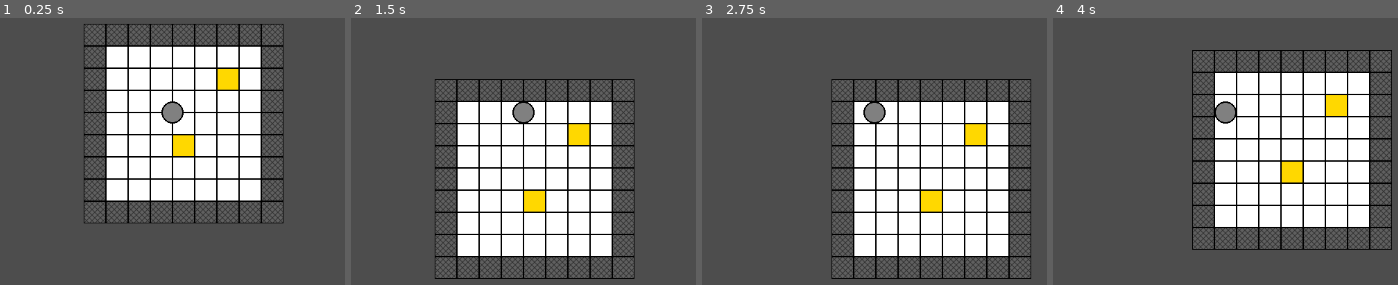
Above: before the commit, frames 1-4 (left to right).
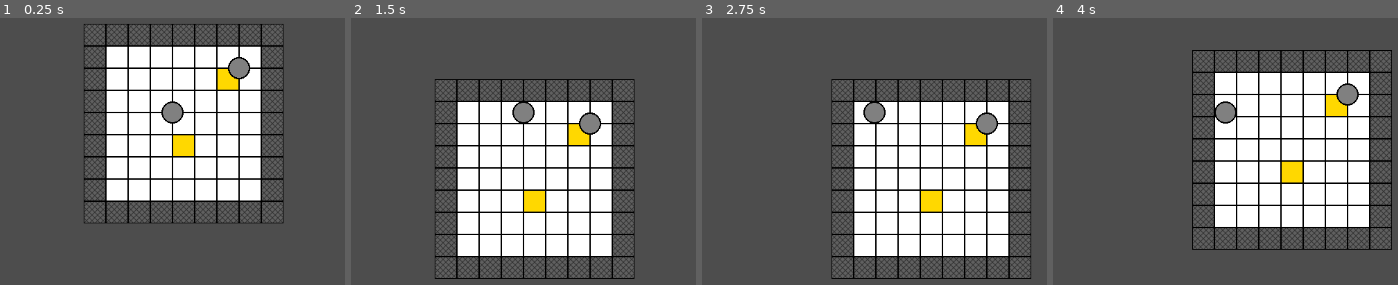
Above: after the commit, the same moments.

Repository: Baconinvader/Alakajam20
Game: Godot game, scene res://main.tscn
The game is run twice, just before and just after one commit, with the same random seed, the same clock (stepped at 60 frames per second) and the same inputs.
Inputs:
- Up to frame 1 (0.25 s): no input
- Up to frame 2 (1.5 s): tap Enter at 0.5 s; hold Space (interact, bound only after the commit) 0.53-1.28 s; hold W (move_up) from 0.53 s (still down); tap Space (interact, bound only after the commit) at 1.35 s
- Up to frame 3 (2.75 s): tap Space (interact, bound only after the commit) at 2 s; release W (move_up) at 2.03 s; hold A (move_left) from 2.03 s (still down); hold Space (interact, bound only after the commit) from 2.03 s (still down)
- Up to frame 4 (4 s): release Space (interact, bound only after the commit) at 2.78 s; tap Space (interact, bound only after the commit) at 2.85 s; tap Enter at 3.5 s; release A (move_left) at 3.53 s; hold S (move_down) from 3.53 s (still down); hold Space (interact, bound only after the commit) from 3.53 s (still down)

The runs differ from the first frame. In frame 1, 0.4% of the frame differs, in the area x 66-73%, y 14-24%; in frame 2, 0.4%; in frame 3, 0.4%; in frame 4, 0.4%, in the area x 82-89%, y 24-33%.

Commit message:
Add interaction systen

Diff:
--- a/entities/entity.gd
+++ b/entities/entity.gd
@@ -6,3 +6,11 @@
 ## Override this as required, called whenever a loop reset occurs
 func reset_loop():
 	pass
+
+## Override this as required, called whenever interaction occurs
+func interact():
+	pass
+
+## Override this as required, checks if this object
+func can_interact() -> bool:
+	return true
--- a/entities/player.gd
+++ b/entities/player.gd
@@ -2,6 +2,9 @@
 
 ## Player
 class_name Player
+
+## Area used to check if the player is in range of an object to interact with
+@onready var interaction_area = $interaction_area
 
 func _physics_process(_delta):
 	super._physics_process(_delta)
--- a/entities/player.tscn
+++ b/entities/player.tscn
@@ -1,9 +1,17 @@
-[gd_scene load_steps=3 format=3 uid="uid://6prpal4eci82"]
+[gd_scene load_steps=4 format=3 uid="uid://6prpal4eci82"]
 
 [ext_resource type="PackedScene" uid="uid://cbxh6udih8jhj" path="res://entities/creature.tscn" id="1_tq6o8"]
 [ext_resource type="Script" path="res://entities/player.gd" id="2_qrmht"]
+
+[sub_resource type="CircleShape2D" id="CircleShape2D_klh23"]
+radius = 32.0
 
 [node name="Player" instance=ExtResource("1_tq6o8")]
 script = ExtResource("2_qrmht")
 
 [node name="cam" type="Camera2D" parent="." index="3"]
+
+[node name="interaction_area" type="Area2D" parent="." index="4"]
+
+[node name="shape" type="CollisionShape2D" parent="interaction_area" index="0"]
+shape = SubResource("CircleShape2D_klh23")
--- /dev/null
+++ b/interact/interact_area.gd
@@ -0,0 +1,68 @@
+extends Area2D
+
+## Interaction area, add this to an object that can be interacted with
+class_name InteractArea
+
+## The object this is attached to
+@onready var obj:Node2D = get_parent()
+
+## Whether the player is close enough to this area to interact with it's object
+var in_range:bool = false
+
+const marker_move_time:float = 2.0
+
+
+## Whether the player can interact with the area
+var player_can_interact:bool:set=_set_player_can_interact
+func _set_player_can_interact(val:bool):
+	var old_val = player_can_interact
+	player_can_interact = val
+	if old_val != player_can_interact:
+		if player_can_interact:
+			$marker.visible = true
+		else:
+			$marker.visible = false
+
+## Makes the marker go up and down
+func create_move_marker_tween():
+	var t:Tween = create_tween()
+	t.tween_property($marker, "position:y", 16, marker_move_time*0.5)
+	t.tween_property($marker, "position:y", -16, marker_move_time*0.5)
+	t.tween_callback(create_move_marker_tween)
+
+func _ready():
+	$marker.visible = false
+	player_can_interact = false
+	create_move_marker_tween()
+
+func _physics_process(_delta):
+	if in_range:
+		if can_interact():
+			player_can_interact = true
+		else:
+			player_can_interact = false
+	else:
+		player_can_interact = false
+
+## Whether the interaction conditions for this area are met
+func can_interact() -> bool:
+	return obj.can_interact()
+
+## Called during interaction
+func interact():
+	obj.interact()
+
+
+func _on_area_entered(area):
+	if area == g.player.interaction_area:
+		in_range = true
+
+
+func _on_area_exited(area):
+	if area == g.player.interaction_area:
+		in_range = false
+
+func _input(ev:InputEvent):
+	if player_can_interact:
+		if ev.is_action_pressed("interact"):
+			interact()
--- /dev/null
+++ b/interact/interact_area.tscn
@@ -0,0 +1,13 @@
+[gd_scene load_steps=3 format=3 uid="uid://e4iqm6cmxmur"]
+
+[ext_resource type="Script" path="res://interact/interact_area.gd" id="1_2sbbb"]
+[ext_resource type="Texture2D" uid="uid://dlorxcvsogl5h" path="res://assets/interact_marker.png" id="2_3pbvn"]
+
+[node name="InteractArea" type="Area2D"]
+script = ExtResource("1_2sbbb")
+
+[node name="marker" type="Sprite2D" parent="."]
+texture = ExtResource("2_3pbvn")
+
+[connection signal="area_entered" from="." to="." method="_on_area_entered"]
+[connection signal="area_exited" from="." to="." method="_on_area_exited"]
--- a/level.tscn
+++ b/level.tscn
@@ -1,7 +1,12 @@
-[gd_scene load_steps=3 format=3 uid="uid://ckr2nq16241ff"]
+[gd_scene load_steps=6 format=3 uid="uid://ckr2nq16241ff"]
 
 [ext_resource type="Script" path="res://level.gd" id="1_0y1sb"]
 [ext_resource type="TileSet" uid="uid://b51m3uwjwepov" path="res://assets/tileset1.tres" id="1_yuro1"]
+[ext_resource type="PackedScene" uid="uid://5grg0cfs0i4y" path="res://entities/entity.tscn" id="3_e5i2u"]
+[ext_resource type="PackedScene" uid="uid://e4iqm6cmxmur" path="res://interact/interact_area.tscn" id="4_c23bk"]
+
+[sub_resource type="CircleShape2D" id="CircleShape2D_rbxll"]
+radius = 32.0
 
 [node name="Level" type="Node2D"]
 script = ExtResource("1_0y1sb")
@@ -16,3 +21,13 @@
 [node name="spawn" type="Marker2D" parent="markers"]
 position = Vector2(128, 128)
 gizmo_extents = 20.0
+
+[node name="entities" type="Node2D" parent="."]
+
+[node name="Entity" parent="entities" instance=ExtResource("3_e5i2u")]
+position = Vector2(224, 64)
+
+[node name="InteractArea" parent="entities/Entity" instance=ExtResource("4_c23bk")]
+
+[node name="CollisionShape2D" type="CollisionShape2D" parent="entities/Entity/InteractArea"]
+shape = SubResource("CircleShape2D_rbxll")
--- a/project.godot
+++ b/project.godot
@@ -45,6 +45,11 @@
 "events": [Object(InputEventKey,"resource_local_to_scene":false,"resource_name":"","device":-1,"window_id":0,"alt_pressed":false,"shift_pressed":false,"ctrl_pressed":false,"meta_pressed":false,"pressed":false,"keycode":0,"physical_keycode":68,"key_label":0,"unicode":100,"echo":false,"script":null)
 ]
 }
+interact={
+"deadzone": 0.5,
+"events": [Object(InputEventKey,"resource_local_to_scene":false,"resource_name":"","device":-1,"window_id":0,"alt_pressed":false,"shift_pressed":false,"ctrl_pressed":false,"meta_pressed":false,"pressed":false,"keycode":0,"physical_keycode":32,"key_label":0,"unicode":32,"echo":false,"script":null)
+]
+}
 
 [rendering]
 
Binary file added: assets/interact_marker.png
Not shown, added: assets/interact_marker.png.import
Binary file added: assets/test2.png
Not shown, added: assets/test2.png.import
